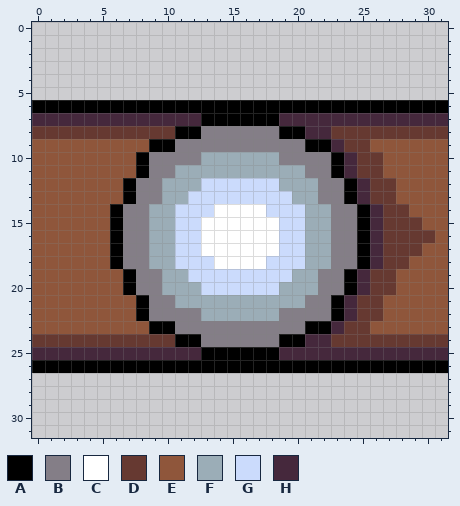
One commit to this pixel-art sprite: UTS-QuantumComputingGame/Images/WireSlot128.png. Above is the file before it was changed.
The file is 128x128 pixels, drawn in blocks of 4x4; one block is one cell here.
Palette (. is transparent): A #000000  B #847e87  C #ffffff  D #663931  E #8f563b  F #9badb7  G #cbdbfc  H #45283c
Once edited:
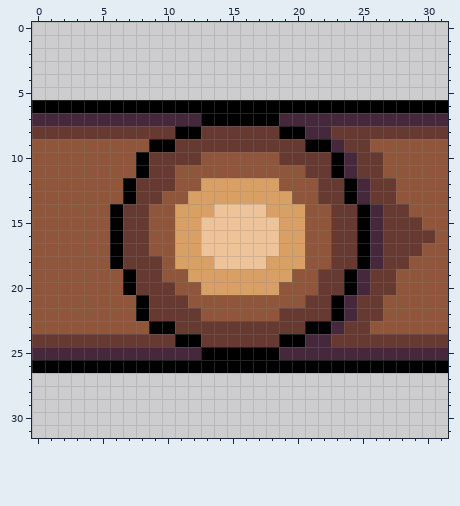
The exact change:
@@ palette @@
-C #ffffff
+C #eec39a
-G #cbdbfc
+G #d9a066
@@ x 5..26 @@
  7 HHHHHHHHAAAAAAHHHHHHHH
- 8 DDDDDDAABBBBBBAAHHDDDD
- 9 EEEEAABBBBBBBBBBAAHDDE
-10 EEEABBBBFFFFFFBBBBAHDD
-11 EEEABBFFFFFFFFFFBBAHDD
-12 EEABBFFFGGGGGGFFFBBAHD
-13 EEABBFFGGGGGGGGFFBBAHD
-14 EABBFFGGGCCCCGGGFFBBAH
-15 EABBFFGGCCCCCCGGFFBBAH
-16 EABBFFGGCCCCCCGGFFBBAH
-17 EABBFFGGCCCCCCGGFFBBAH
-18 EABBFFGGGCCCCGGGFFBBAH
-19 EEABBFFGGGGGGGGFFBBAHD
-20 EEABBFFFGGGGGGFFFBBAHD
-21 EEEABBFFFFFFFFFFBBAHDD
-22 EEEABBBBFFFFFFBBBBAHDD
-23 EEEEAABBBBBBBBBBAAHDDE
-24 DDDDDDAABBBBBBAAHHDDDD
+ 8 DDDDDDAADDDDDDAAHHDDDD
+ 9 EEEEAADDDDDDDDDDAAHDDE
+10 EEEADDDDEEEEEEDDDDAHDD
+11 EEEADDEEEEEEEEEEDDAHDD
+12 EEADDDEEGGGGGGEEEDDAHD
+13 EEADDEEGGGGGGGGEEDDAHD
+14 EADDEEGGGCCCCGGGEEDDAH
+15 EADDEEGGCCCCCCGGEEDDAH
+16 EADDEEGGCCCCCCGGEEDDAH
+17 EADDEEGGCCCCCCGGEEDDAH
+18 EADDDEGGGCCCCGGGEEDDAH
+19 EEADDEEGGGGGGGGEEDDAHD
+20 EEADDDEEGGGGGGEEEDDAHD
+21 EEEADDDEEEEEEEEEDDAHDD
+22 EEEADDDDEEEEEEDDDDAHDD
+23 EEEEAADDDDDDDDDDAAHDDE
+24 DDDDDDAADDDDDDAAHHDDDD
 25 HHHHHHHHAAAAAAHHHHHHHH
